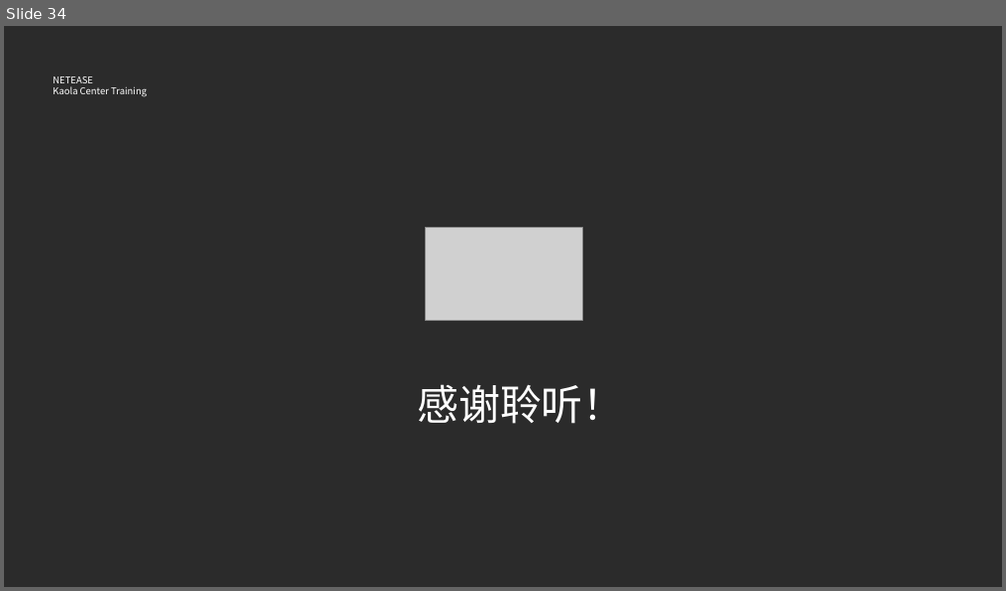
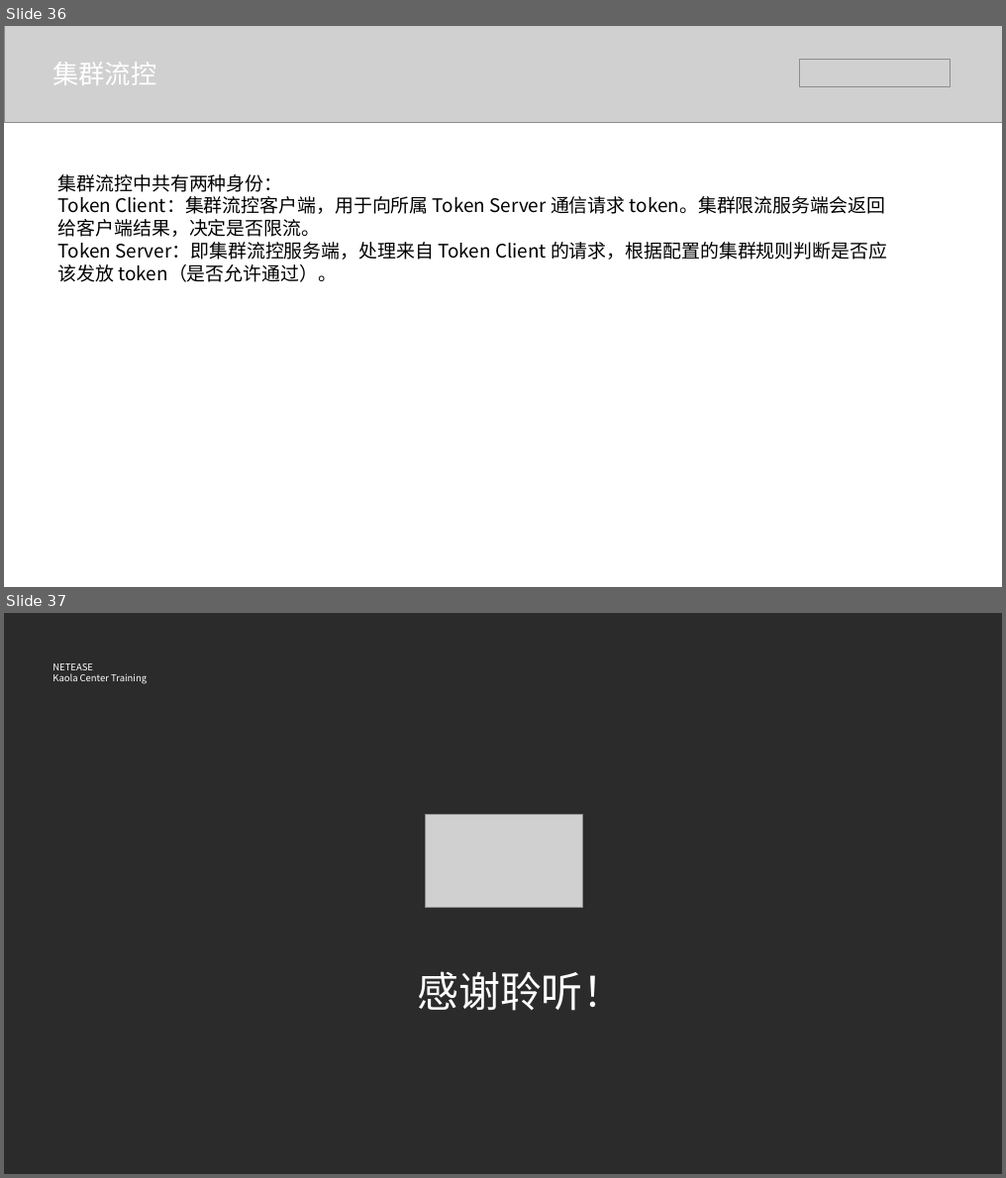
Before and after one commit to BraveMing/transfer-station, a slide deck: Sentinel基本原理.pptx. Shown one above the other, each under a label of ours: slide 34 before the commit, slides 36 and 37 after it. The pictures are 1006x591 and 1006x1178 pixels, drawn with LibreOffice and Linux fonts; fonts in the diff are those of the drawing; grey boxes stand for pictures; background and template pictures are left out; a plain dark background stands for a picture behind light text. Boxes give left, top, right and bottom in pixels: in the first picture for what was removed or moved away, otherwise in the second. Text is boxed around its words. In the diff, an @@ line names an element or a change of style, - is before the commit and + after.

```diff
--- a/Sentinel基本原理.pptx
+++ b/Sentinel基本原理.pptx
@@ slide 36 added at [4,26,1002,587], background #FFFFFF @@
@@ picture added at [4,26,1002,123] @@
@@ text added at [53,62,156,85], 25 pt, text #FFFFFF @@
+集群流控
@@ picture added at [800,60,950,87] @@
@@ text added at [58,174,887,282], 18 pt, text #000000 @@
+集群流控中共有两种身份：
+Token Client：集群流控客户端，用于向所属 Token Server 通信请求 token。集群限流服务端会返回给客户端结果，决定是否限流。
+Token Server：即集群流控服务端，处理来自 Token Client 的请求，根据配置的集群规则判断是否应该发放 token（是否允许通过）。
@@ what was slide 34 is now slide 37 @@
```
Also in this commit, not shown: 2 other slides added.
